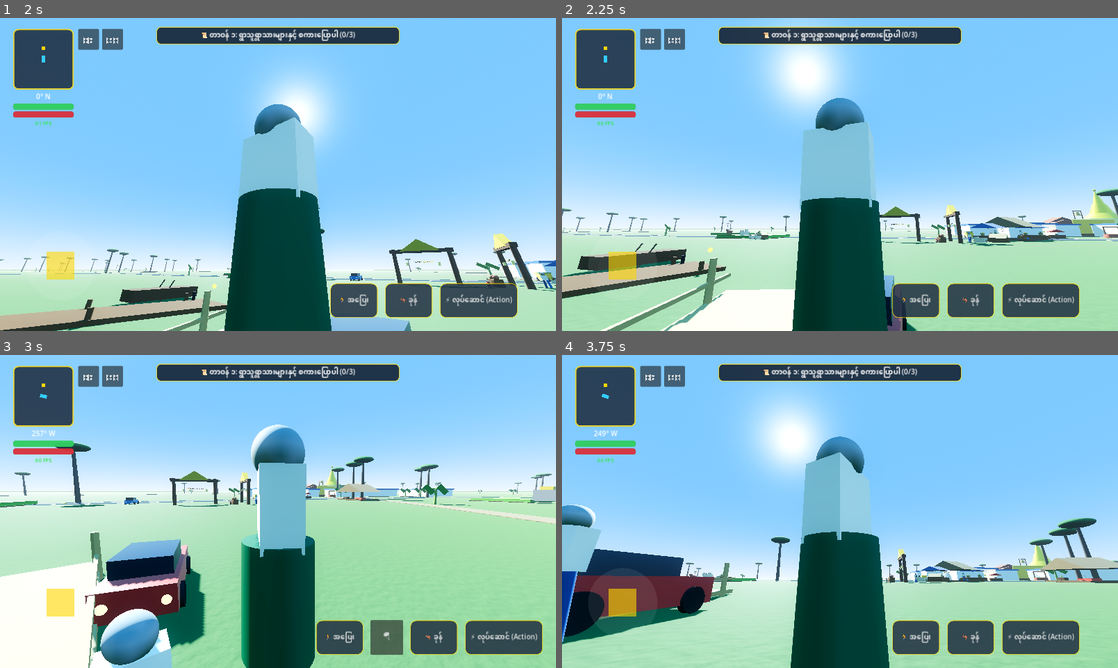
Above: before the commit, frames 1-4 (two rows, left to right).
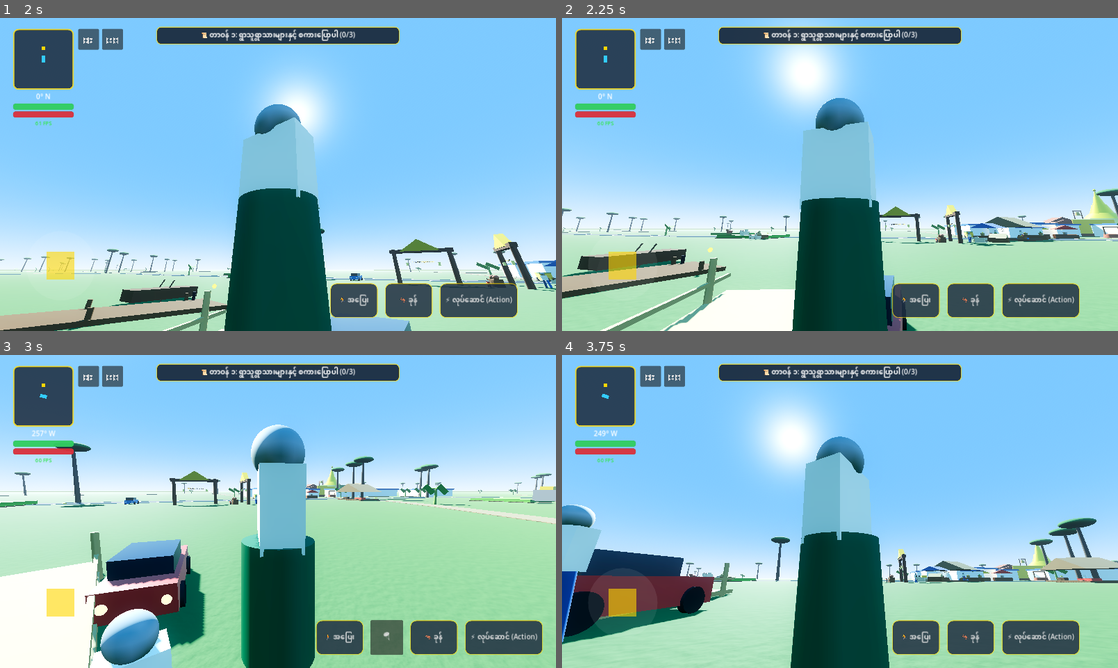
Above: after the commit, the same moments.

Repository: sudohlaingwin/gta-open-world
Game: Godot game, scene res://scenes/main_menu.tscn
Same seed, same stepped clock (60 frames per second), same inputs: the game is played once before the commit and once after it.
Inputs (mouse positions are in pixels of both pictures, inside the frame that each line leads up to):
- Up to frame 1 (2 s): click "🎮 အသစ်စတင်မည် (New Game)" at 0.5 s; drag from (66, 274) to (333, 105) at 1.27 s
- Up to frame 2 (2.25 s): drag from (728, 190) to (812, 237) at 2.02 s
- Up to frame 3 (3 s): move the mouse to (333, 442) at 2.77 s; hold Right (ui_right) from 2.78 s (still down); hold Ctrl from 2.78 s (still down)
- Up to frame 4 (3.75 s): release Right (ui_right) at 3.5 s; release Ctrl at 3.5 s; drag from (812, 574) to (673, 464) at 3.52 s

Frame 1 is identical in both runs. In frame 2, 0.2% of the frame differs, in the area x 75-95%, y 66-71%; in frame 3, less than 0.1%; in frame 4, 0.1%.

Commit message:
Slice 143: Myanmar Night Market Bazaar scale upgrade (19.5m length, 7.5m width)

Diff:
--- a/scenes/myanmar_night_market.tscn
+++ b/scenes/myanmar_night_market.tscn
@@ -3,17 +3,17 @@
 [ext_resource type="Script" path="res://scripts/myanmar_night_market.gd" id="1_market_script"]
 
 [sub_resource type="BoxShape3D" id="BoxShape3D_market"]
-size = Vector3(14.0, 3.2, 5.0)
+size = Vector3(19.5, 4.5, 7.5)
 
 [sub_resource type="BoxMesh" id="BoxMesh_counter"]
-size = Vector3(3.5, 0.9, 1.2)
+size = Vector3(5.2, 1.1, 1.8)
 
 [sub_resource type="StandardMaterial3D" id="StandardMaterial3D_wood"]
 albedo_color = Color(0.4, 0.25, 0.14, 1)
 
 [sub_resource type="PrismMesh" id="PrismMesh_canopy"]
 left_to_right = 0.5
-size = Vector3(3.8, 0.8, 1.6)
+size = Vector3(5.6, 1.2, 2.4)
 
 [sub_resource type="StandardMaterial3D" id="StandardMaterial3D_red_awning"]
 albedo_color = Color(0.85, 0.18, 0.15, 1)
@@ -25,9 +25,9 @@
 albedo_color = Color(0.12, 0.65, 0.65, 1)
 
 [sub_resource type="CylinderMesh" id="CylinderMesh_pot"]
-top_radius = 0.35
-bottom_radius = 0.3
-height = 0.5
+top_radius = 0.5
+bottom_radius = 0.42
+height = 0.75
 
 [sub_resource type="StandardMaterial3D" id="StandardMaterial3D_metal"]
 albedo_color = Color(0.65, 0.65, 0.68, 1)
@@ -35,8 +35,8 @@
 roughness = 0.2
 
 [sub_resource type="SphereMesh" id="SphereMesh_bulb"]
-radius = 0.12
-height = 0.24
+radius = 0.18
+height = 0.35
 
 [sub_resource type="StandardMaterial3D" id="StandardMaterial3D_bulb_glow"]
 shading_mode = 0
@@ -46,79 +46,79 @@
 script = ExtResource("1_market_script")
 
 [node name="MarketCollision" type="CollisionShape3D" parent="."]
-transform = Transform3D(1, 0, 0, 0, 1, 0, 0, 0, 1, 0, 1.5, 0)
+transform = Transform3D(1, 0, 0, 0, 1, 0, 0, 0, 1, 0, 2.2, 0)
 shape = SubResource("BoxShape3D_market")
 
 [node name="VisualMesh" type="Node3D" parent="."]
 
 [node name="StallNoodles" type="MeshInstance3D" parent="VisualMesh"]
-transform = Transform3D(1, 0, 0, 0, 1, 0, 0, 0, 1, -4.5, 0.45, 0)
+transform = Transform3D(1, 0, 0, 0, 1, 0, 0, 0, 1, -6.5, 0.55, 0)
 mesh = SubResource("BoxMesh_counter")
 surface_material_override/0 = SubResource("StandardMaterial3D_wood")
 
 [node name="AwningNoodles" type="MeshInstance3D" parent="VisualMesh"]
-transform = Transform3D(1, 0, 0, 0, 1, 0, 0, 0, 1, -4.5, 2.2, 0)
+transform = Transform3D(1, 0, 0, 0, 1, 0, 0, 0, 1, -6.5, 3.2, 0)
 mesh = SubResource("PrismMesh_canopy")
 surface_material_override/0 = SubResource("StandardMaterial3D_red_awning")
 
 [node name="NoodlePot" type="MeshInstance3D" parent="VisualMesh"]
-transform = Transform3D(1, 0, 0, 0, 1, 0, 0, 0, 1, -4.5, 1.15, 0)
+transform = Transform3D(1, 0, 0, 0, 1, 0, 0, 0, 1, -6.5, 1.5, 0)
 mesh = SubResource("CylinderMesh_pot")
 surface_material_override/0 = SubResource("StandardMaterial3D_metal")
 
 [node name="StallDrinks" type="MeshInstance3D" parent="VisualMesh"]
-transform = Transform3D(1, 0, 0, 0, 1, 0, 0, 0, 1, 0, 0.45, 0)
+transform = Transform3D(1, 0, 0, 0, 1, 0, 0, 0, 1, 0, 0.55, 0)
 mesh = SubResource("BoxMesh_counter")
 surface_material_override/0 = SubResource("StandardMaterial3D_wood")
 
 [node name="AwningDrinks" type="MeshInstance3D" parent="VisualMesh"]
-transform = Transform3D(1, 0, 0, 0, 1, 0, 0, 0, 1, 0, 2.2, 0)
+transform = Transform3D(1, 0, 0, 0, 1, 0, 0, 0, 1, 0, 3.2, 0)
 mesh = SubResource("PrismMesh_canopy")
 surface_material_override/0 = SubResource("StandardMaterial3D_gold_awning")
 
 [node name="StallToys" type="MeshInstance3D" parent="VisualMesh"]
-transform = Transform3D(1, 0, 0, 0, 1, 0, 0, 0, 1, 4.5, 0.45, 0)
+transform = Transform3D(1, 0, 0, 0, 1, 0, 0, 0, 1, 6.5, 0.55, 0)
 mesh = SubResource("BoxMesh_counter")
 surface_material_override/0 = SubResource("StandardMaterial3D_wood")
 
 [node name="AwningToys" type="MeshInstance3D" parent="VisualMesh"]
-transform = Transform3D(1, 0, 0, 0, 1, 0, 0, 0, 1, 4.5, 2.2, 0)
+transform = Transform3D(1, 0, 0, 0, 1, 0, 0, 0, 1, 6.5, 3.2, 0)
 mesh = SubResource("PrismMesh_canopy")
 surface_material_override/0 = SubResource("StandardMaterial3D_teal_awning")
 
 [node name="Bulb1" type="MeshInstance3D" parent="VisualMesh"]
+transform = Transform3D(1, 0, 0, 0, 1, 0, 0, 0, 1, -6.5, 2.6, 1.2)
+mesh = SubResource("SphereMesh_bulb")
+surface_material_override/0 = SubResource("StandardMaterial3D_bulb_glow")
 
 [node name="OmniLight3D" type="OmniLight3D" parent="VisualMesh/Bulb1"]
 light_color = Color(1.0, 0.85, 0.45, 1)
-light_energy = 2.2
-omni_range = 6.0
-transform = Transform3D(1, 0, 0, 0, 1, 0, 0, 0, 1, -4.5, 1.7, 0.8)
+light_energy = 2.6
+omni_range = 9.0
+
+[node name="Bulb2" type="MeshInstance3D" parent="VisualMesh"]
+transform = Transform3D(1, 0, 0, 0, 1, 0, 0, 0, 1, 0, 2.6, 1.2)
 mesh = SubResource("SphereMesh_bulb")
 surface_material_override/0 = SubResource("StandardMaterial3D_bulb_glow")
 
-[node name="Bulb2" type="MeshInstance3D" parent="VisualMesh"]
-
 [node name="OmniLight3D" type="OmniLight3D" parent="VisualMesh/Bulb2"]
 light_color = Color(1.0, 0.85, 0.45, 1)
-light_energy = 2.2
-omni_range = 6.0
-transform = Transform3D(1, 0, 0, 0, 1, 0, 0, 0, 1, 0, 1.7, 0.8)
+light_energy = 2.6
+omni_range = 9.0
+
+[node name="Bulb3" type="MeshInstance3D" parent="VisualMesh"]
+transform = Transform3D(1, 0, 0, 0, 1, 0, 0, 0, 1, 6.5, 2.6, 1.2)
 mesh = SubResource("SphereMesh_bulb")
 surface_material_override/0 = SubResource("StandardMaterial3D_bulb_glow")
 
-[node name="Bulb3" type="MeshInstance3D" parent="VisualMesh"]
-
 [node name="OmniLight3D" type="OmniLight3D" parent="VisualMesh/Bulb3"]
 light_color = Color(1.0, 0.85, 0.45, 1)
-light_energy = 2.2
-omni_range = 6.0
-transform = Transform3D(1, 0, 0, 0, 1, 0, 0, 0, 1, 4.5, 1.7, 0.8)
-mesh = SubResource("SphereMesh_bulb")
-surface_material_override/0 = SubResource("StandardMaterial3D_bulb_glow")
+light_energy = 2.6
+omni_range = 9.0
 
 [node name="MarketSign" type="Label3D" parent="."]
-transform = Transform3D(1, 0, 0, 0, 1, 0, 0, 0, 1, 0, 2.9, 0.8)
+transform = Transform3D(1, 0, 0, 0, 1, 0, 0, 0, 1, 0, 4.2, 1.2)
 text = "ရွှေမင်္ဂလာ ညဈေးတန်းကြီး"
-font_size = 28
-outline_size = 8
+font_size = 38
+outline_size = 10
 modulate = Color(1.0, 0.85, 0.2, 1)
Not shown, changed: COLLAB.md
